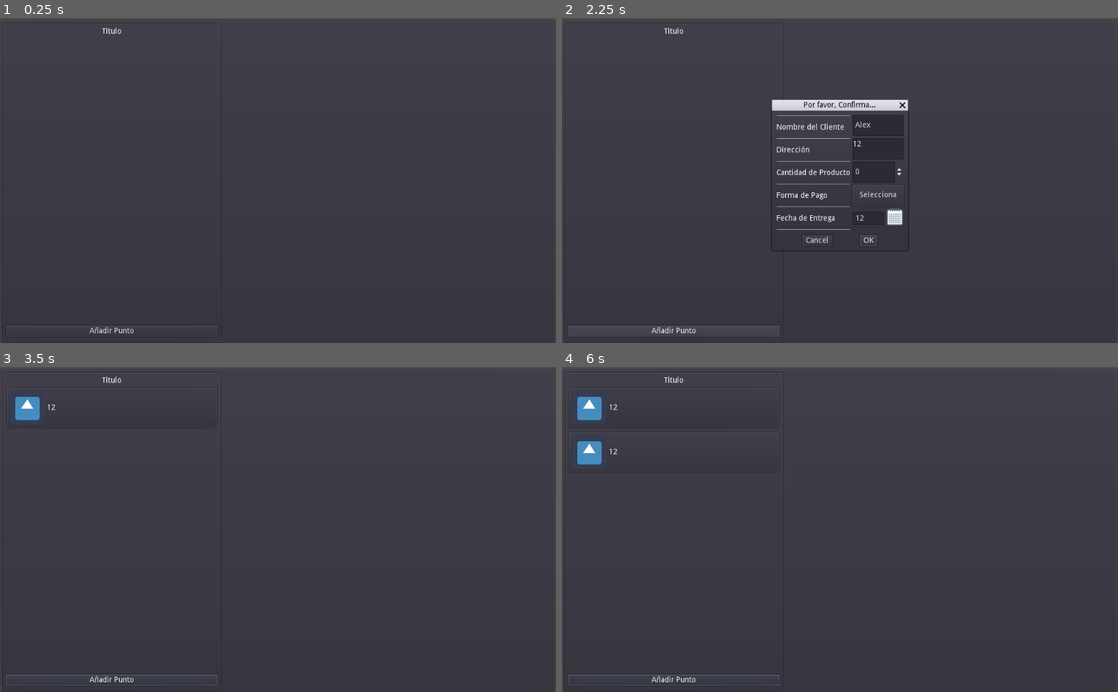
Above: before the commit, frames 1-4 (two rows, left to right).
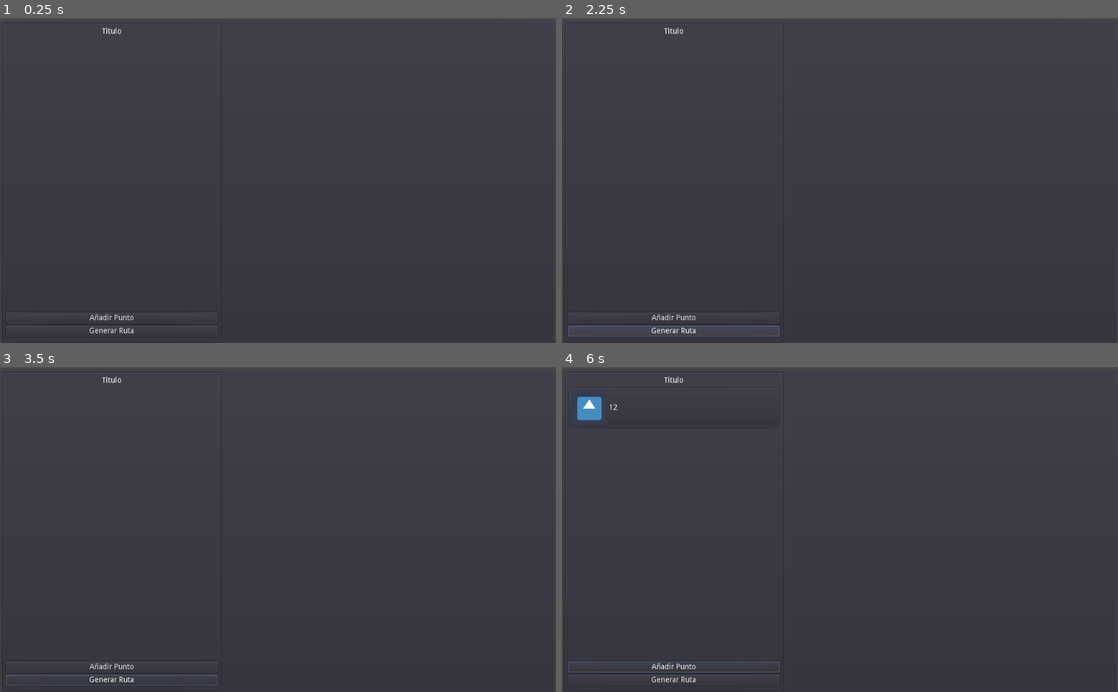
Above: after the commit, the same moments.

Repository: yaelatletl/GoogleAPI-Godot-Access
Game: Godot game, scene res://Main.tscn
Two runs of this game, one before a commit and one after it. Both use one fixed random seed, a clock stepped at 60 frames per second and the inputs below. The engine's default icon, where the game draws it, is replaced by a stand-in: a white triangle on a blue panel in a dark square.
Inputs (mouse positions are in pixels of both pictures, inside the frame that each line leads up to):
- Up to frame 1 (0.25 s): no input
- Up to frame 2 (2.25 s): click "Añadir Punto" at 0.5 s; click (878, 125) at 1.27 s; type "Alex" at 1.35 s; click (878, 148) at 1.5 s; type "12" at 1.58 s; click (867, 219) at 1.73 s; type "12" at 1.82 s; click (673, 330) at 2 s, where only the run after the commit has a clickable "Generar Ruta"
- Up to frame 3 (3.5 s): click (305, 591) at 2.75 s, where only the run before the commit has a clickable "OK"
- Up to frame 4 (6 s): click (589, 406) at 3.52 s; click (589, 406) at 4.27 s; click "Añadir Punto" at 5 s; click "OK" at 5.75 s

The runs differ from the first frame. In frame 1, 0.1% of the frame differs, in the area x 16-24%, y 91-98%; in frame 2, 2.5%, in the area x 1-63%, y 25-99%; in frame 3, 0.5%; in frame 4, 0.8%.
Error after the commit: Invalid type in function 'name_to_API' in base 'PanelContainer (Main.gd)'. Cannot convert argument 1 from Nil to String. (res://Main.gd:75)

Commit message:
solicitud a direcciones

Diff:
--- a/Formulario.tscn
+++ b/Formulario.tscn
@@ -17,7 +17,6 @@
 "
 
 [node name="ConfirmationDialog" type="ConfirmationDialog"]
-visible = true
 margin_left = 4.0
 margin_top = 19.0
 margin_right = 371.0
--- a/Main.gd
+++ b/Main.gd
@@ -45,18 +45,27 @@
 	tex.create_from_image(image)
 	$HSplitContainer/ViewportContainer/TextureRect.texture = tex
 
-func _directions_request_completed(result, response_code, headers, body):
-	route = body.get_string_from_utf8()
+func _directions_request_completed(result, response_code, headers, body : PoolByteArray):
+	var json : Dictionary = JSON.parse(body.get_string_from_utf8()).result
+	var ret = json.get("routes")[0].get("overview_polyline").get("points")
+	route = "enc:"+ret
+	make_request()
+	print(route)
 
 func make_request():
 	var base : String = "https://maps.googleapis.com/maps/api/staticmap?center=Centro+Historico,Puebla,PUE&zoom=15&size=512x512"
-	if points.size() > 0:
+	print("RUTA!", route)
+	if route.begins_with("enc:"):
+		base = base + "&path=color:0x0000ff|weight:5|"+route
+	elif points.size() > 0:
 		base = base + "&path=color:0x0000ff|weight:5|"
 		for point in points:
 			base = base + name_to_API(point) + "|"
 		base = base.trim_suffix("|")
 		# Perform the HTTP request. The URL below returns a PNG image as of writing.
+
 	print(base+"&key=AIzaSyDQtnZ10PrsZ9mz459NhSxdtqvjVV40G9o")
+
 	var error = http.request(base+"&key="+ API_KEY)
 	if error != OK:
 		push_error("An error occurred in the HTTP request.")
@@ -69,3 +78,8 @@
 	var error = dircs.request(base)
 	if error != OK:
 		push_error("An error occurred in the HTTP request.")
+
+
+
+func _on_EnRoutar_pressed():
+	request_directions(points.front(), points.back())
--- a/Main.tscn
+++ b/Main.tscn
@@ -61,21 +61,27 @@
 [node name="ScrollContainer" type="ScrollContainer" parent="HSplitContainer/TabContainer/Tabs/VBoxContainer"]
 margin_top = 18.0
 margin_right = 390.0
-margin_bottom = 546.0
+margin_bottom = 522.0
 size_flags_horizontal = 3
 size_flags_vertical = 3
 
 [node name="ItemList" type="VBoxContainer" parent="HSplitContainer/TabContainer/Tabs/VBoxContainer/ScrollContainer"]
 margin_right = 390.0
-margin_bottom = 528.0
+margin_bottom = 504.0
 size_flags_horizontal = 3
 size_flags_vertical = 3
 
 [node name="An_Punto" type="Button" parent="HSplitContainer/TabContainer/Tabs/VBoxContainer"]
+margin_top = 526.0
+margin_right = 390.0
+margin_bottom = 546.0
+text = "Añadir Punto"
+
+[node name="EnRoutar" type="Button" parent="HSplitContainer/TabContainer/Tabs/VBoxContainer"]
 margin_top = 550.0
 margin_right = 390.0
 margin_bottom = 570.0
-text = "Añadir Punto"
+text = "Generar Ruta"
 
 [node name="Control" type="Control" parent="HSplitContainer/TabContainer/Tabs/VBoxContainer"]
 margin_top = 574.0
@@ -122,3 +128,4 @@
 
 [node name="Directions" type="HTTPRequest" parent="."]
 [connection signal="pressed" from="HSplitContainer/TabContainer/Tabs/VBoxContainer/An_Punto" to="." method="_on_Punto_pressed"]
+[connection signal="pressed" from="HSplitContainer/TabContainer/Tabs/VBoxContainer/EnRoutar" to="." method="_on_EnRoutar_pressed"]
